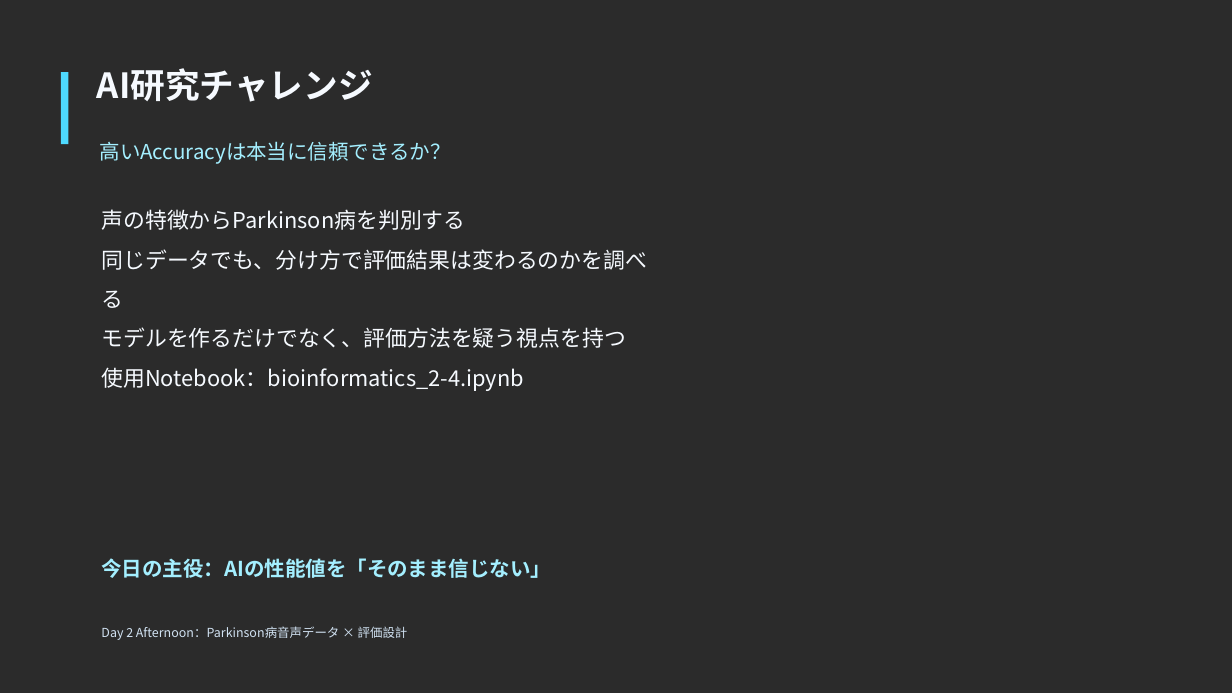
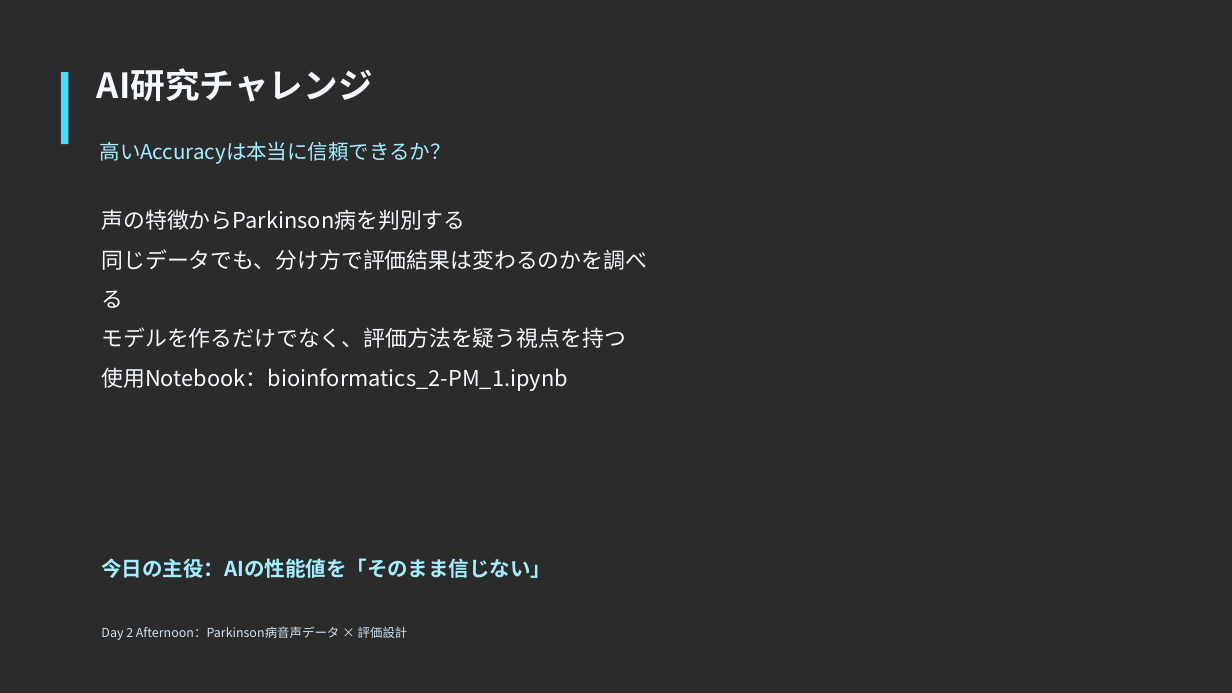
Before and after one commit to iwata97/bioinfo_2026, a slide deck: slide 1 of bioinformatics_day2_PM.pptx. Drawn at 1232x693 pixels with LibreOffice and Linux fonts; fonts in the diff are those of the drawing; background and template pictures are left out; a plain dark background stands for a picture behind light text. Boxes give left, top, right and bottom in pixels: in the first picture for what was removed or moved away, otherwise in the second. Text is boxed around its words. In the diff, an @@ line names an element or a change of style, - is before the commit and + after.

```diff
--- a/bioinformatics_day2_PM.pptx
+++ b/bioinformatics_day2_PM.pptx
@@ text at [101, 367, 567, 391]: text changed @@
-使用Notebook：bioinformatics_2-4.ipynb
+使用Notebook：bioinformatics_2-PM_1.ipynb
```
Also in this commit, not shown: 1 other slide changed, 2 other files.
